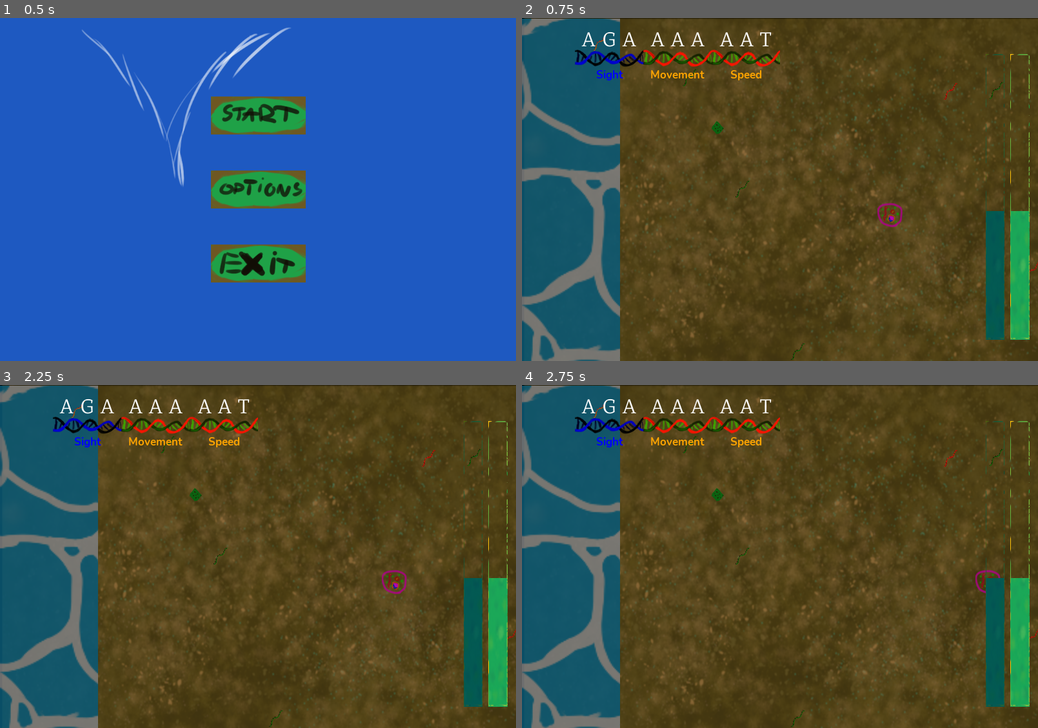
Above: before the commit, frames 1-4 (two rows, left to right).
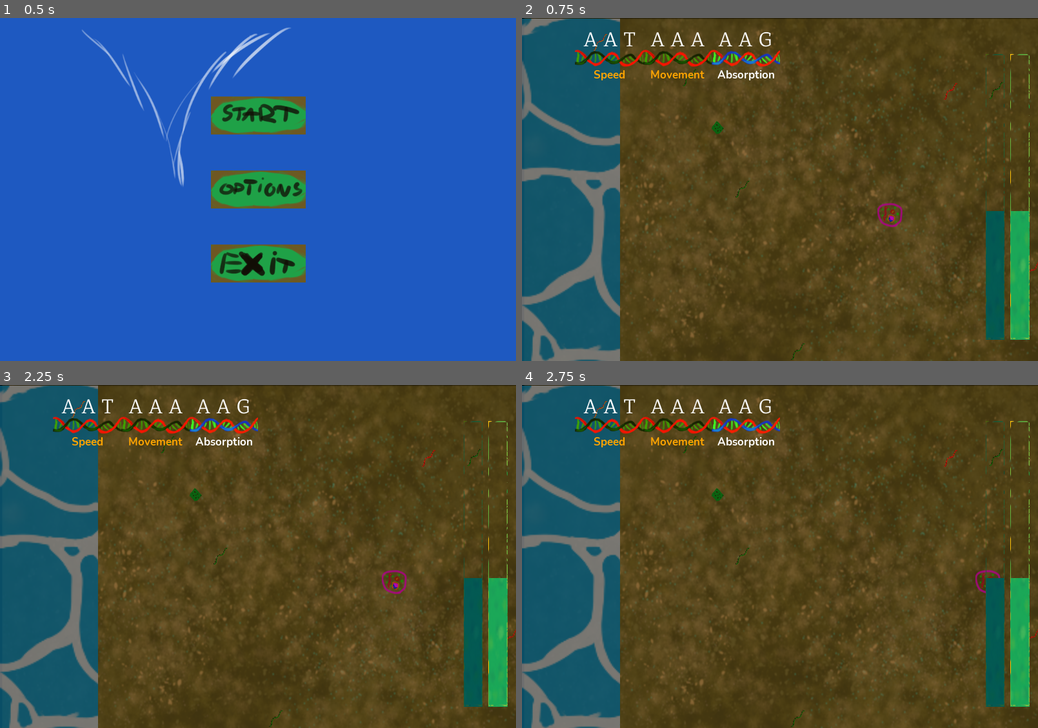
Above: after the commit, the same moments.

Repository: RobertKajnak/MGTK2021Game
Game: Godot game, scene res://Scenes/MainMenu.tscn
Two runs of this game, one before a commit and one after it. Both use one fixed random seed, a clock stepped at 60 frames per second and the inputs below.
Inputs (mouse positions are in pixels of both pictures, inside the frame that each line leads up to):
- Up to frame 1 (0.5 s): no input
- Up to frame 2 (0.75 s): click (780, 114) at 0.5 s
- Up to frame 3 (2.25 s): click (87, 426) at 1.27 s; tap Enter at 2 s; hold D (right) from 2.03 s (still down); tap P at 2.1 s
- Up to frame 4 (2.75 s): keep holding D (right)

Frame 1 is identical in both runs. In frame 2, 1.2% of the frame differs, in the area x 10-50%, y 4-19%; in frame 3, 1.2%; in frame 4, 1.2%.

Commit message:
Added Inverse Movement and made simplifications

Diff:
--- a/Scenes/DNA_Segment.gd
+++ b/Scenes/DNA_Segment.gd
@@ -12,9 +12,8 @@
 		$LetterContainer.find_node('Letter'+str(i+1)).visible = false
 
 	if len(letters) == 3:
-		var index = Global.gene_to_index[letters]
-		var trait = Global.index_to_trait[index]
-		var color = Global.index_to_color[index]
+		var trait = Global.gene_to_trait[letters]
+		var color = Global.trait_to_color(trait)
 		$DNAProperty.set_text(Global.trait_to_text(trait))
 		$DNAIcon.set_modulate(color)
 		$DNAProperty.set_modulate(color)
--- a/Scenes/Player.gd
+++ b/Scenes/Player.gd
@@ -13,20 +13,22 @@
 	var traits = Global.get_traits()
 	var can_move = traits.has(Global.Trait.Movement)
 	var is_fast = traits.has(Global.Trait.Speed)
+	var inverse_movement = traits.has(Global.Trait.Inverse_Movement)
 
 	var input_dir_x = 0
 	var input_dir_y = 0
 
+	var unit = 1 if not inverse_movement else -1
+
 	if can_move:
 		if Input.is_action_pressed("right"):
-			input_dir_x += 1
+			input_dir_x += unit
 		if Input.is_action_pressed("left"):
-			input_dir_x -= 1
+			input_dir_x -= unit
 		if Input.is_action_pressed("up"):
-			input_dir_y -= 1
+			input_dir_y -= unit
 		if Input.is_action_pressed("down"):
-			input_dir_y += 1
-
+			input_dir_y += unit
 
 	speed = 300 if is_fast else 150
 
--- a/Scenes/World.gd
+++ b/Scenes/World.gd
@@ -20,7 +20,10 @@
 	randomize()
 	var fog_image_width = display_width
 	var fog_image_height = display_height
-	Global.genome = Global.index_to_gene[6] + Global.index_to_gene[0] + Global.index_to_gene[1]
+	Global.genome = \
+		Global.trait_to_gene[Global.Trait.Speed] + \
+		Global.trait_to_gene[Global.Trait.Movement] + \
+		Global.trait_to_gene[Global.Trait.Absorption]
 	$HUD.refresh()
 
 	fogImage.create(fog_image_width, fog_image_height, false, Image.FORMAT_RGBAH)
--- a/global.gd
+++ b/global.gd
@@ -15,12 +15,12 @@
 enum Trait {
 	Movement, Speed, Absorption, Photosynthesis, Digestion, Water_Survival,
 	Sight, Long_Vision, Sense_Cells, Poo_Eating, Virus, Water_Storage,
-	Better_Core, Double_Core, Combustion, Nothing, Inverse_Movement,
-	Unstable_DNA, Giant, Color_Change, Chameleon, Halucination,
-	Photosensibility, Jump
+	Better_Core, Double_Core, Combustion, Nothing1, Nothing2, Nothing3,
+	Nothing4, Inverse_Movement, Unstable_DNA, Giant, Color_Change, Chameleon,
+	Halucination, Photosensibility, Jump
 	}
 
-func trait_to_text(trait):
+func trait_to_text(trait: int):
 	match trait:
 		Trait.Movement: return "Movement"
 		Trait.Speed: return "Speed"
@@ -37,7 +37,10 @@
 		Trait.Better_Core: return "Better Core"
 		Trait.Double_Core: return "Double Core"
 		Trait.Combustion: return "Combustion"
-		Trait.Nothing: return "Nothing"
+		Trait.Nothing1: return "Nothing"
+		Trait.Nothing2: return "Nothing"
+		Trait.Nothing3: return "Nothing"
+		Trait.Nothing4: return "Nothing"
 		Trait.Inverse_Movement: return "Inverse Movement"
 		Trait.Unstable_DNA: return "Unstable DNA"
 		Trait.Giant: return "Giant"
@@ -47,49 +50,49 @@
 		Trait.Photosensibility: return "Photosensibility"
 		Trait.Jump: return "Jump"
 
-var index_to_trait_and_color = [
-[Trait.Movement ,Color.orange],
-[Trait.Speed, Color.orange],
-[Trait.Absorption, Color.white],
-[Trait.Photosynthesis, Color.green],
-[Trait.Digestion, Color.aquamarine],
-[Trait.Water_Survival, Color.aqua],
-[Trait.Sight, Color.blue],
-[Trait.Long_Vision, Color.blue],
-[Trait.Sense_Cells, Color.blue],
-[Trait.Poo_Eating, Color.aquamarine],
-[Trait.Virus, Color.red],
-[Trait.Water_Storage, Color.aqua],
-[Trait.Better_Core, Color.black],
-[Trait.Double_Core, Color.black],
-[Trait.Combustion, Color.red],
-[Trait.Nothing, Color.gray],
-[Trait.Nothing, Color.gray],
-[Trait.Nothing, Color.gray],
-[Trait.Nothing, Color.gray],
-[Trait.Inverse_Movement, Color.orange],
-[Trait.Unstable_DNA, Color.red],
-[Trait.Giant, Color.gray],
-[Trait.Color_Change, Color.gray],
-[Trait.Chameleon, Color.gray],
-[Trait.Halucination, Color.blue],
-[Trait.Photosensibility, Color.red],
-[Trait.Jump, Color.orange]]
+func trait_to_color(trait: int):
+	match trait:
+		Trait.Movement: return Color.orange
+		Trait.Speed: return Color.orange
+		Trait.Absorption: return Color.white
+		Trait.Photosynthesis: return Color.green
+		Trait.Digestion: return Color.aquamarine
+		Trait.Water_Survival: return Color.aqua
+		Trait.Sight: return Color.blue
+		Trait.Long_Vision: return Color.blue
+		Trait.Sense_Cells: return Color.blue
+		Trait.Poo_Eating: return Color.aquamarine
+		Trait.Virus: return Color.red
+		Trait.Water_Storage: return Color.aqua
+		Trait.Better_Core: return Color.black
+		Trait.Double_Core: return Color.black
+		Trait.Combustion: return Color.red
+		Trait.Nothing1: return Color.gray
+		Trait.Nothing2: return Color.gray
+		Trait.Nothing3: return Color.gray
+		Trait.Nothing4: return Color.gray
+		Trait.Inverse_Movement: return Color.orange
+		Trait.Unstable_DNA: return Color.red
+		Trait.Giant: return Color.gray
+		Trait.Color_Change: return Color.gray
+		Trait.Chameleon: return Color.gray
+		Trait.Halucination: return Color.blue
+		Trait.Photosensibility: return Color.red
+		Trait.Jump: return Color.orange
 
-var index_to_trait = []
-var index_to_gene = []
-var index_to_color = []
-var gene_to_index = {}
+var trait_to_gene = []
+var gene_to_trait = {}
 
 func _ready():
 	var sc = len(letters_possible)
-	for i in range(len(index_to_trait_and_color)):
-		var combo = letters_possible[i/sc/sc%sc] + letters_possible[i/sc%sc] + letters_possible[i%sc]
-		index_to_gene.append(combo)
-		gene_to_index[combo] = i
-		index_to_color.append(index_to_trait_and_color[i][1])
-		index_to_trait.append(index_to_trait_and_color[i][0])
 
+	for i in range(Trait.size()):
+		var combo = \
+			letters_possible[i/sc/sc%sc] + \
+			letters_possible[i/sc%sc] + \
+			letters_possible[i%sc]
+		trait_to_gene.append(combo)
+		gene_to_trait[combo] = i
 
 func reset_stats(level:int):
 	if level == 1:
@@ -115,8 +118,10 @@
 	for letters in sliding_window_of(3, genome):
 		var gene = array_to_string(letters)
 		if len(gene) == 3:
-			traits.append(index_to_trait[gene_to_index[gene]])
+			traits.append(gene_to_trait[gene])
 	return traits
+
+# --- Utility Functions ---
 
 # Example: sliding_window_of(2, "ASDFG") == [[A, S], [D, F], [G]]
 func sliding_window_of(n: int, array):
